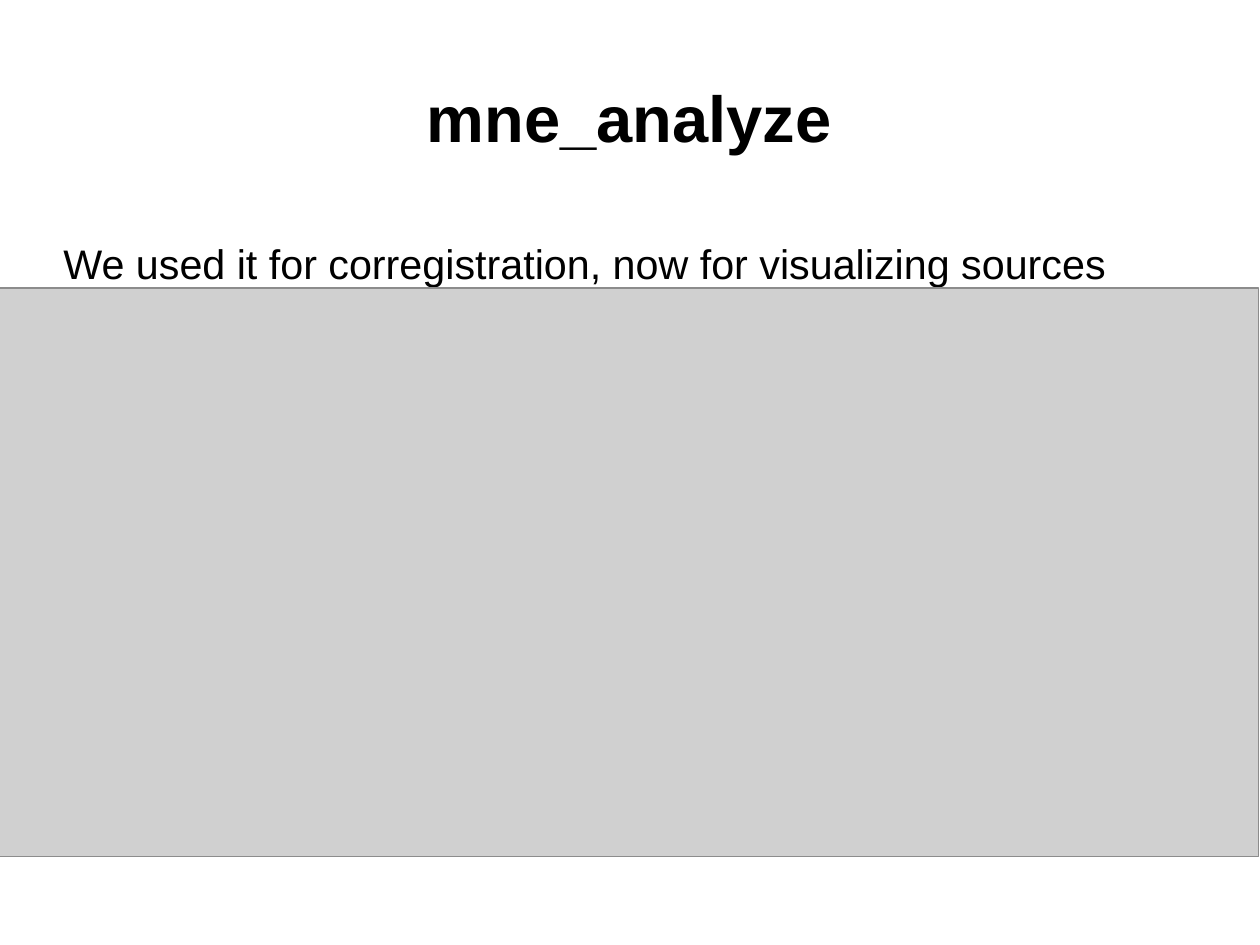
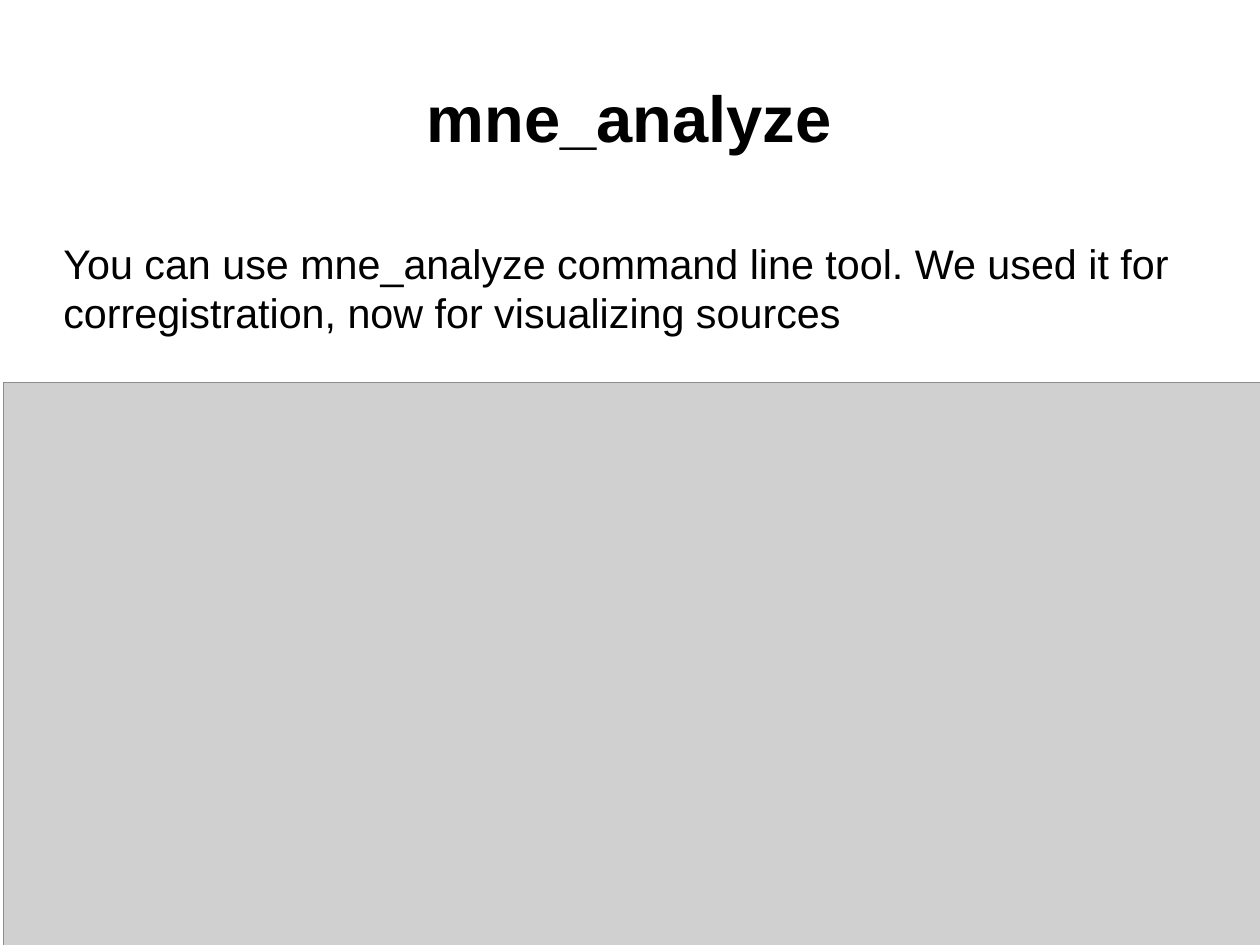
Before and after one commit to yuval-harpaz/MNE4D, a slide deck: slide 15 of docs/MNE_4D_data.pptx (slide 13 before the commit). Drawn at 1260x945 pixels with LibreOffice and Linux fonts; fonts in the diff are those of the drawing; grey boxes stand for pictures; background and template pictures are left out. Boxes give left, top, right and bottom in pixels: in the first picture for what was removed or moved away, otherwise in the second. Text is boxed around its words. In the diff, an @@ line names an element or a change of style, - is before the commit and + after.

```diff
--- a/docs/MNE_4D_data.pptx
+++ b/docs/MNE_4D_data.pptx
@@ text at [63, 249, 1168, 336]: text changed @@
-We used it for corregistration, now for visualizing sources
+You can use mne_analyze command line tool. We used it for corregistration, now for visualizing sources
@@ picture: place and size @@
-picture at [0, 288, 1259, 856]
+picture at [3, 383, 1260, 945]
```
Also in this commit, not shown: 3 slides added, 2 slides removed, 3 other files.
